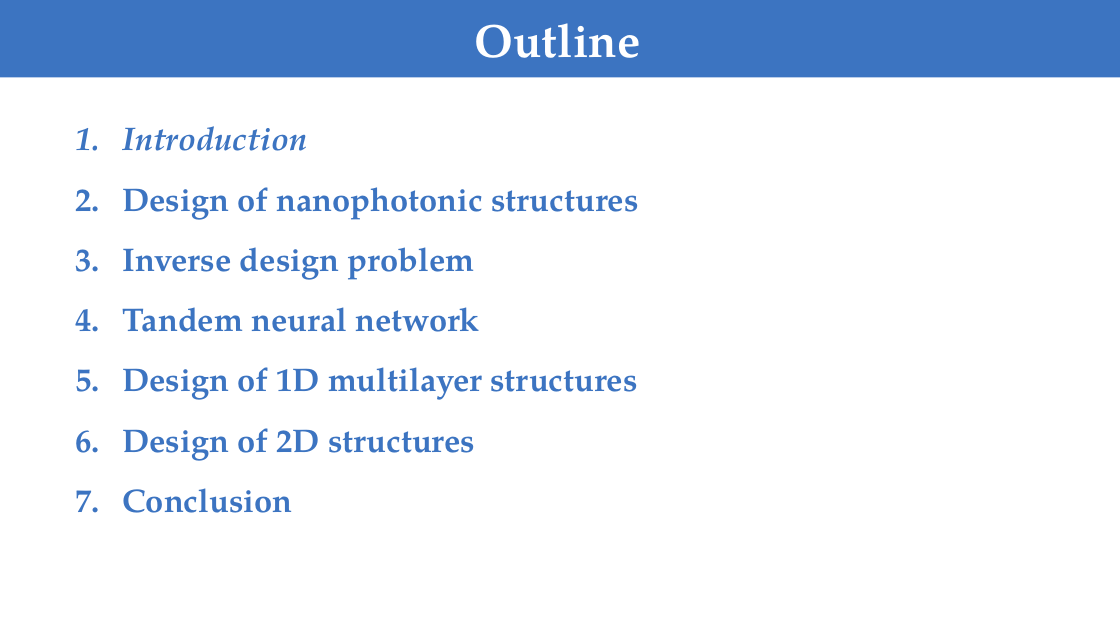
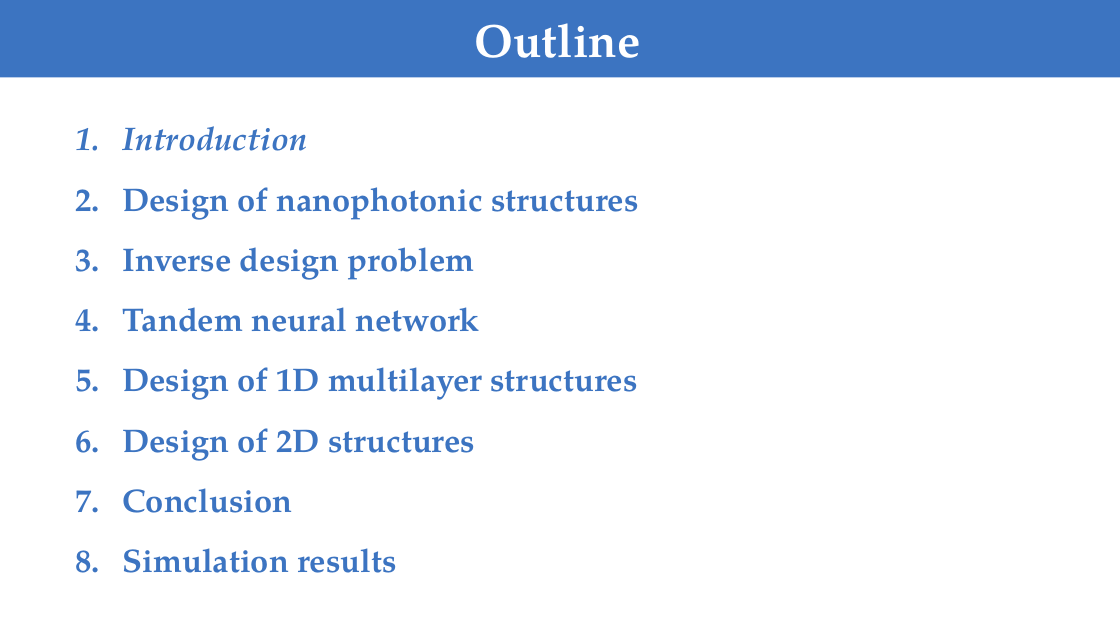
Before and after one commit to FiodarM/InvDesignNet, a slide deck: slide 2 of Training Deep Neural Networks for the Inverse Design of Nanophotonic Structures.pptx. Drawn at 1120x630 pixels with LibreOffice and Linux fonts; fonts in the diff are those of the drawing. Boxes give left, top, right and bottom in pixels: in the first picture for what was removed or moved away, otherwise in the second. Text is boxed around its words. In the diff, an @@ line names an element or a change of style, - is before the commit and + after.

Commit message:
Add simulation results.

```diff
--- a/Training Deep Neural Networks for the Inverse Design of Nanophotonic Structures.pptx
+++ b/Training Deep Neural Networks for the Inverse Design of Nanophotonic Structures.pptx
@@ text at <box>122,548,397,573</box>: paragraph added @@
+8. Simulation results
```
Also in this commit, not shown: 4 slides added.
